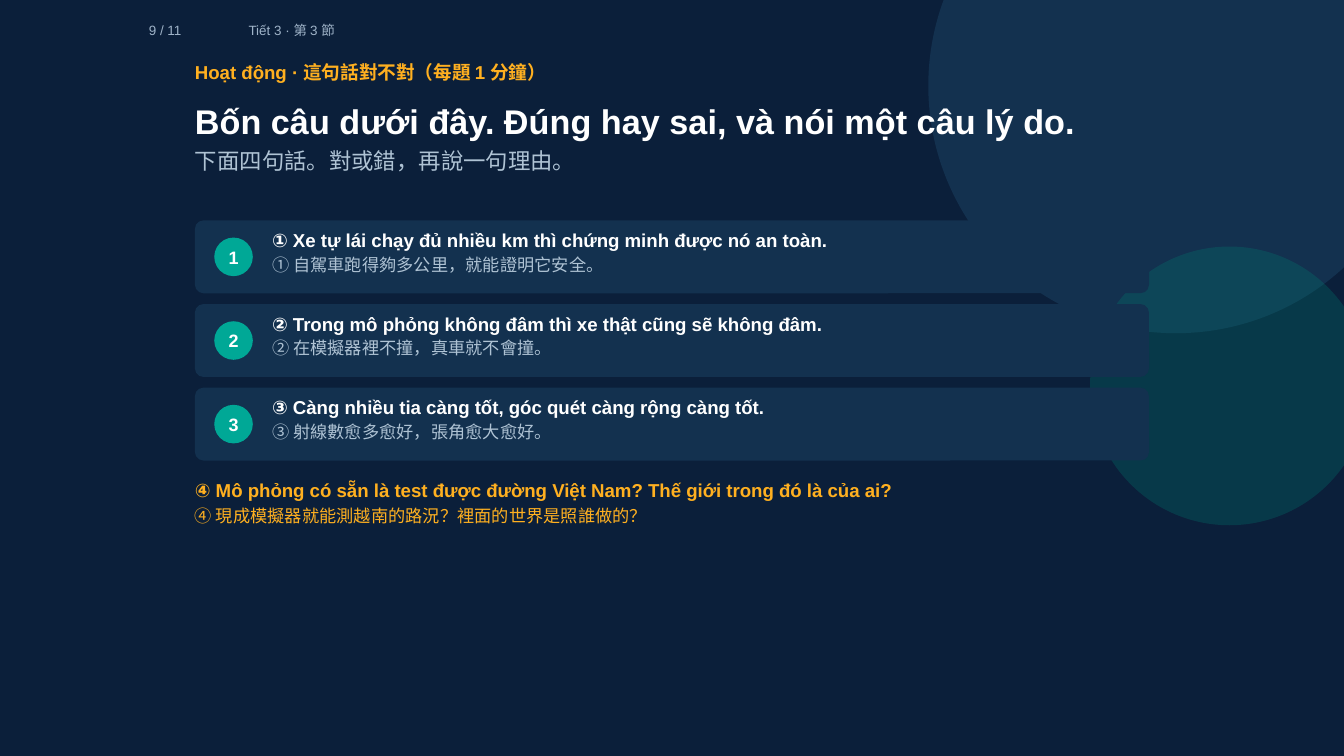
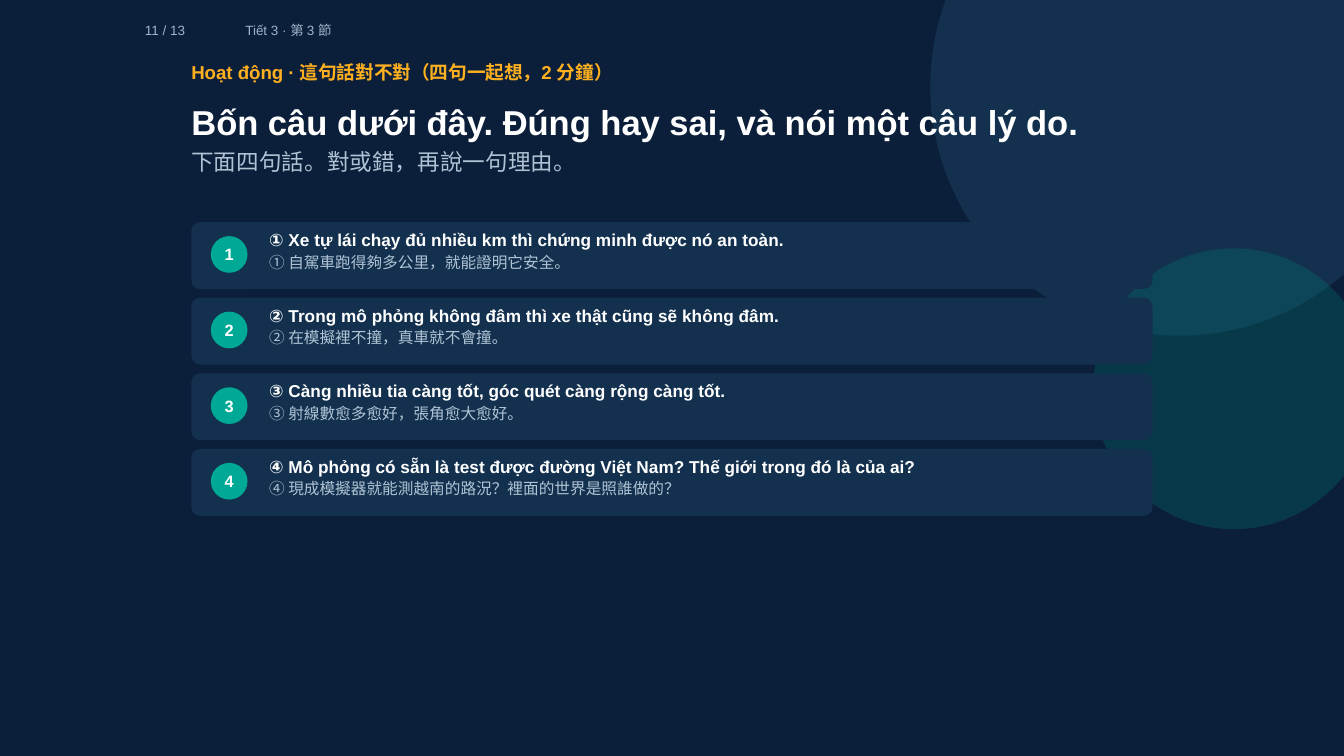
Before and after one commit to ch-neural/MITUST-Principles-of-Self-Driving-Cars, a slide deck: slide 11 of 第四週(10-01)/第四週_第3節_簡報.pptx (slide 9 before the commit). Drawn at 1344x756 pixels with LibreOffice and Linux fonts; fonts in the diff are those of the drawing. Boxes give left, top, right and bottom in pixels: in the first picture for what was removed or moved away, otherwise in the second. Text is boxed around its words. In the diff, an @@ line names an element or a change of style, - is before the commit and + after.

```diff
--- a/第四週(10-01)/第四週_第3節_簡報.pptx
+++ b/第四週(10-01)/第四週_第3節_簡報.pptx
@@ text at bbox=[145, 25, 185, 35]: text changed @@
-9 / 11
+11 / 13
@@ text "Tiết 3 · 第 3 ...": place and size @@
-text "Tiết 3 · 第 3 ..." at bbox=[249, 24, 334, 36]
+text "Tiết 3 · 第 3 ..." at bbox=[245, 24, 331, 36]
@@ text at bbox=[191, 63, 613, 83]: text changed @@
-Hoạt động · 這句話對不對（每題 1 分鐘）
+Hoạt động · 這句話對不對（四句一起想，2 分鐘）
@@ text "Bốn câu dưới đây. Đúng ..." at bbox=[191, 108, 1078, 172]: size 18.3 to 18.5 pt in "Bốn câu dưới đây. Đúng hay sai, ..."; size 12 to 12.1 pt in "下面四句話。對或錯，再說一句理由。" @@
@@ rounded rectangle: place and size @@
-rounded rectangle at bbox=[195, 220, 1149, 293]
+rounded rectangle at bbox=[191, 222, 1152, 289]
@@ ellipse: place and size @@
-ellipse at bbox=[214, 238, 253, 277]
+ellipse at bbox=[211, 237, 247, 273]
@@ text "① Xe tự lái chạy ..." at bbox=[269, 232, 783, 270]: size 10 to 9.2 pt in "① Xe tự lái chạy đủ nhiều ..."; size 9.2 to 8.4 pt in "① 自駕車跑得夠多公里，就能證明它安全。" @@
@@ ellipse: place and size @@
-ellipse at bbox=[1090, 246, 1344, 524]
+ellipse at bbox=[1093, 249, 1344, 530]
@@ rounded rectangle: place and size @@
-rounded rectangle at bbox=[195, 304, 1149, 376]
+rounded rectangle at bbox=[191, 297, 1152, 364]
@@ text "2": place and size @@
-text "2" at bbox=[229, 334, 239, 347]
+text "2" at bbox=[225, 324, 234, 336]
@@ ellipse: place and size @@
-ellipse at bbox=[214, 321, 253, 360]
+ellipse at bbox=[211, 312, 247, 348]
@@ text at bbox=[269, 309, 779, 325]: size 10 to 9.2 pt in "② Trong mô phỏng không đâm thì ..." @@
@@ text "② Trong mô phỏng không ...": place and size @@
-text "② Trong mô phỏng không ..." at bbox=[272, 317, 822, 356]
+text "② Trong mô phỏng không ..." at bbox=[269, 309, 779, 345]
@@ text at bbox=[269, 330, 507, 345]: text changed; size 9.2 to 8.4 pt @@
-② 在模擬器裡不撞，真車就不會撞。
+② 在模擬裡不撞，真車就不會撞。
@@ proportions changed in 3 elements at bbox=[191, 222, 1152, 289], bbox=[191, 297, 1152, 364], bbox=[191, 374, 1152, 441] @@
@@ rounded rectangle: place and size @@
-rounded rectangle at bbox=[195, 387, 1149, 460]
+rounded rectangle at bbox=[191, 374, 1152, 441]
@@ ellipse: place and size @@
-ellipse at bbox=[214, 405, 253, 444]
+ellipse at bbox=[211, 387, 247, 423]
@@ text "③ Càng nhiều tia càng ...": place and size @@
-text "③ Càng nhiều tia càng ..." at bbox=[272, 400, 764, 440]
+text "③ Càng nhiều tia càng ..." at bbox=[269, 383, 725, 421]
@@ text "③ Càng nhiều tia càng ..." at bbox=[269, 383, 725, 421]: size 10 to 9.2 pt in "③ Càng nhiều tia càng tốt, góc ..."; size 9.2 to 8.4 pt in "③ 射線數愈多愈好，張角愈大愈好。" @@
@@ size 9.6 to 8.8 pt in 3 elements at bbox=[225, 248, 234, 260], bbox=[225, 324, 234, 336], bbox=[225, 400, 234, 412] @@
@@ text "3": place and size @@
-text "3" at bbox=[229, 418, 239, 432]
+text "3" at bbox=[225, 400, 234, 412]
@@ rounded rectangle added at bbox=[191, 449, 1152, 516], fill #13314F @@
@@ ellipse added at bbox=[211, 462, 247, 499], fill #00A896 @@
@@ text added at bbox=[225, 475, 234, 487], 8.8 pt, text #FFFFFF, bold @@
+4
@@ text "④ Mô phỏng có sẵn ...": place and size @@
-text "④ Mô phỏng có sẵn ..." at bbox=[195, 483, 892, 524]
+text "④ Mô phỏng có sẵn ..." at bbox=[269, 459, 915, 496]
@@ text "④ Mô phỏng có sẵn ..." at bbox=[269, 459, 915, 496]: size 10 to 9.2 pt, text colour #FFB020 to #FFFFFF in "④ Mô phỏng có sẵn là test ..."; size 9.2 to 8.4 pt, text colour #FFB020 to #AFC3D4 in "④ 現成模擬器就能測越南的路況？裡面的世界是照誰做的？"; line spacing 1.16 to 1.14 @@
```
Also in this commit, not shown: 5 other slides changed, 7 slides added, 5 slides removed, 3 other files.
